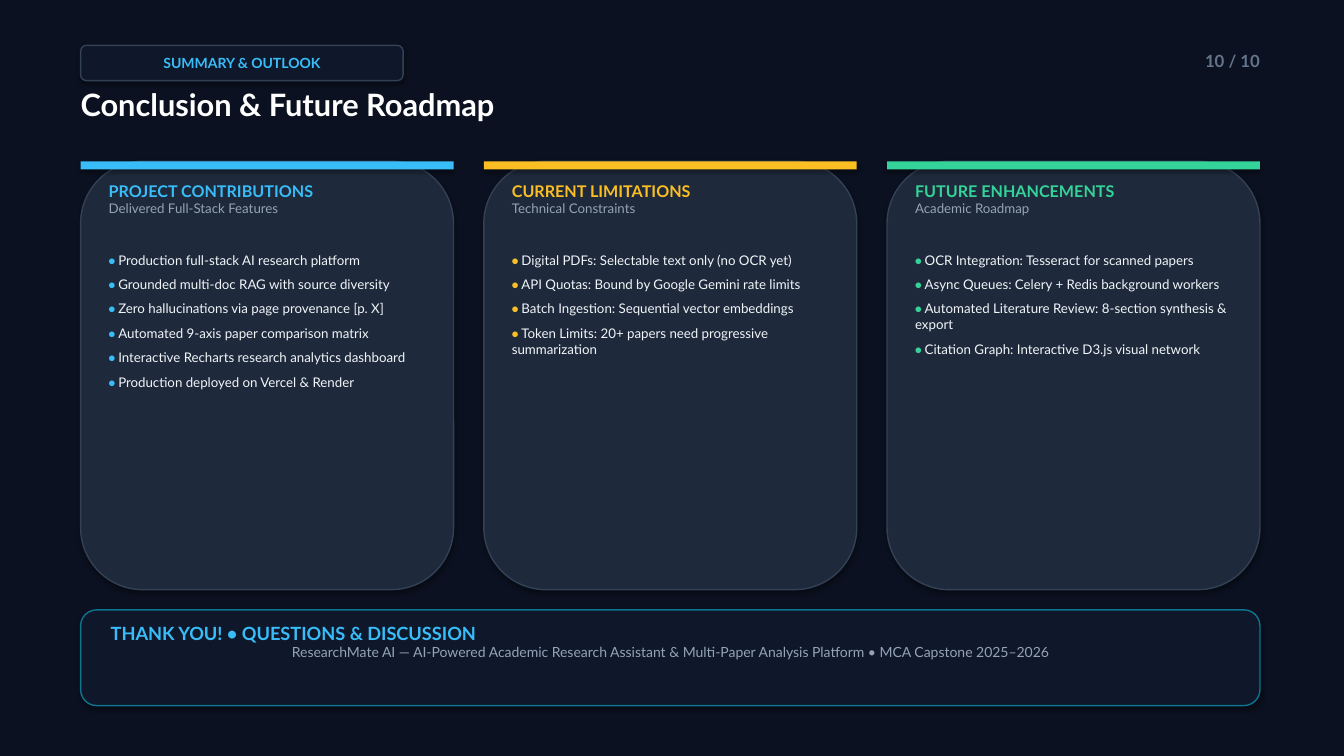
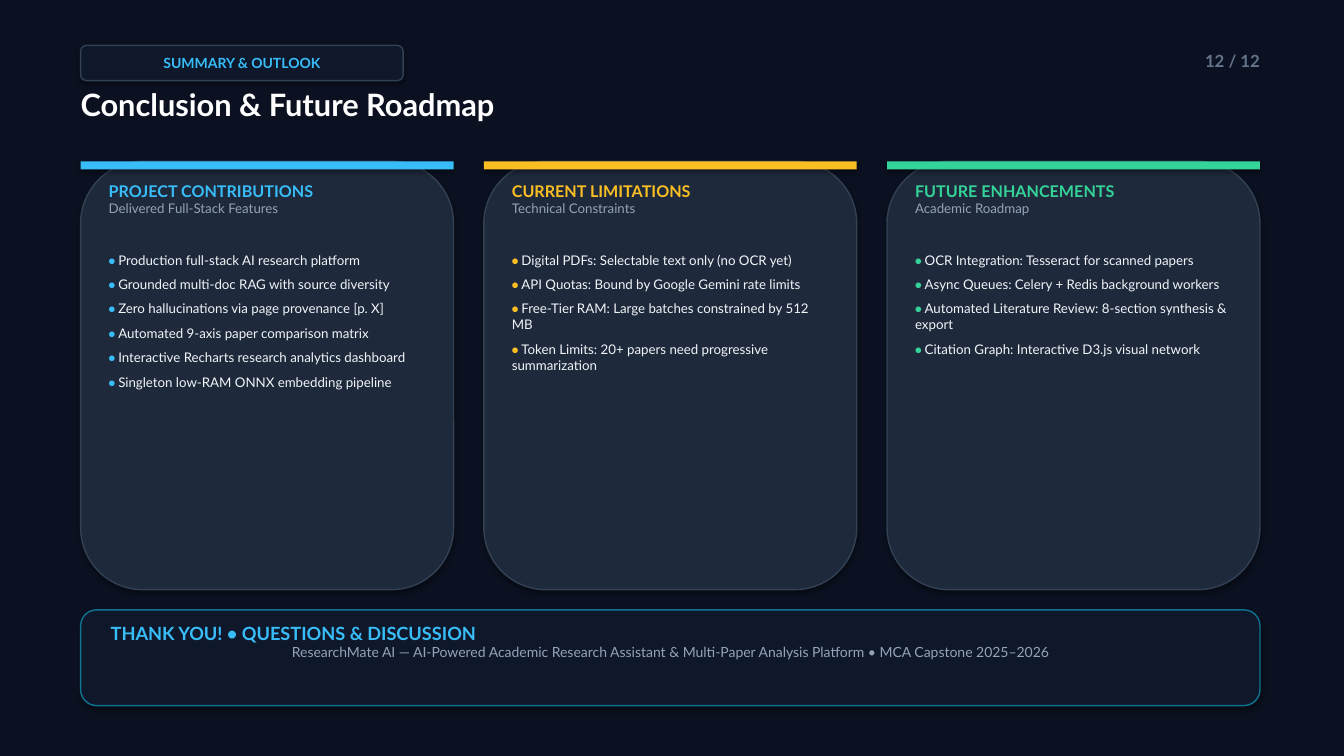
Before and after one commit to adithhn12/ResearchMate-AI, a slide deck: slide 12 of ResearchMate_AI_Presentation.pptx (slide 10 before the commit). Drawn at 1344x756 pixels with LibreOffice and Linux fonts; fonts in the diff are those of the drawing. Boxes give left, top, right and bottom in pixels: in the first picture for what was removed or moved away, otherwise in the second. Text is boxed around its words. In the diff, an @@ line names an element or a change of style, - is before the commit and + after.

```diff
--- a/ResearchMate_AI_Presentation.pptx
+++ b/ResearchMate_AI_Presentation.pptx
@@ text at <box>1205,55,1259,67</box>: text changed @@
-10 / 10
+12 / 12
@@ text at <box>512,303,809,329</box>: text changed @@
-• Batch Ingestion: Sequential vector embeddings
+• Free-Tier RAM: Large batches constrained by 512 MB
@@ text at <box>118,377,392,390</box>: text changed @@
-• Production deployed on Vercel & Render
+• Singleton low-RAM ONNX embedding pipeline
```
Also in this commit, not shown: 8 other slides changed, 2 slides added, 1 other file.
